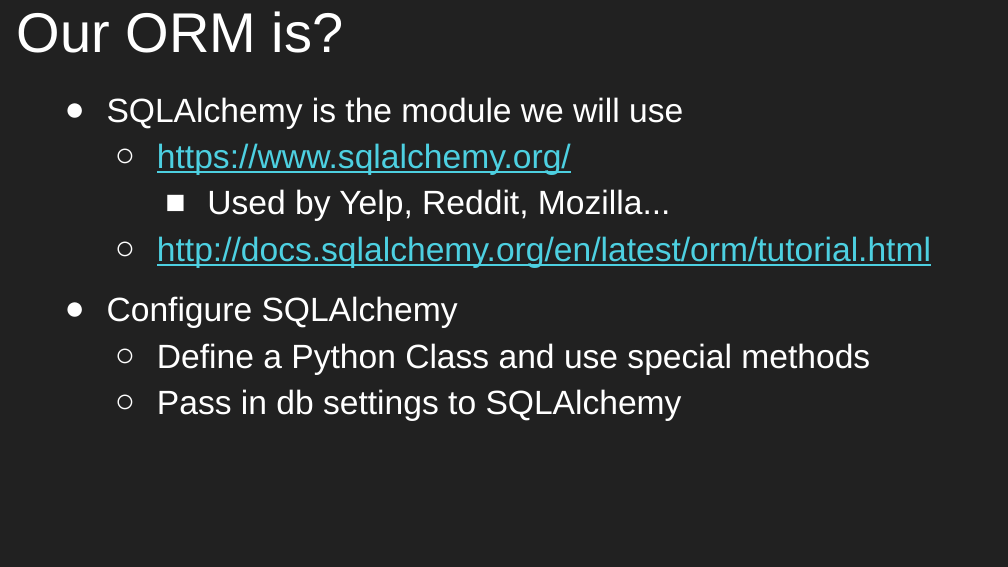
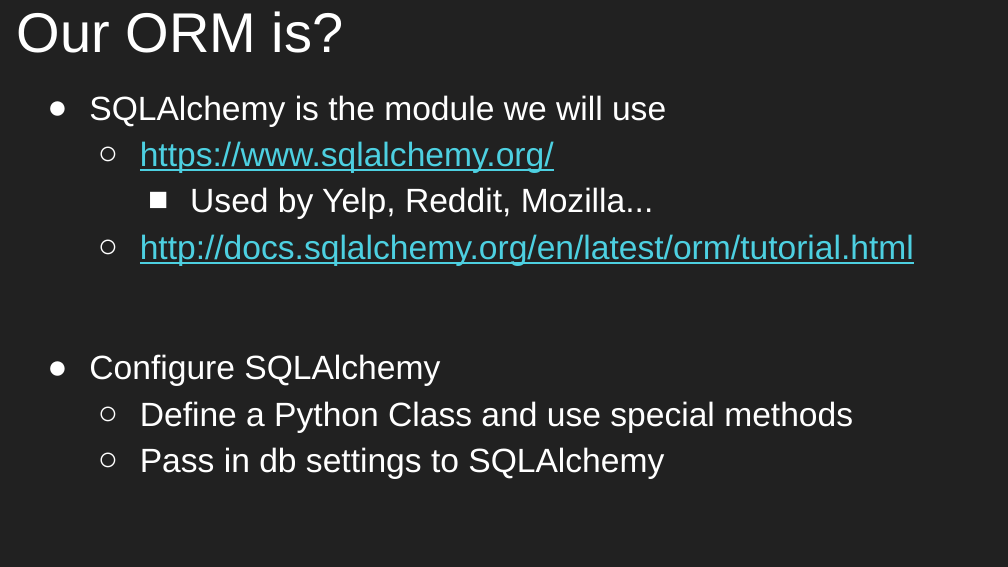
Before and after one commit to aleesham/lc101-unit2, a slide deck: slide 9 of slides/Unit 2 - LC 101 - Class 9.pptx (slide 6 before the commit). Drawn at 1008x567 pixels with LibreOffice and Linux fonts; fonts in the diff are those of the drawing. Boxes give left, top, right and bottom in pixels: in the first picture for what was removed or moved away, otherwise in the second. Text is boxed around its words. In the diff, an @@ line names an element or a change of style, - is before the commit and + after.

```diff
--- a/slides/Unit 2 - LC 101 - Class 9.pptx
+++ b/slides/Unit 2 - LC 101 - Class 9.pptx
@@ text "SQLAlchemy is the module we ..." rewrapped from box(107, 97, 931, 421) to box(89, 95, 914, 479) @@
```
Also in this commit, not shown: 2 other slides changed, 6 slides added, 1 slide removed.
